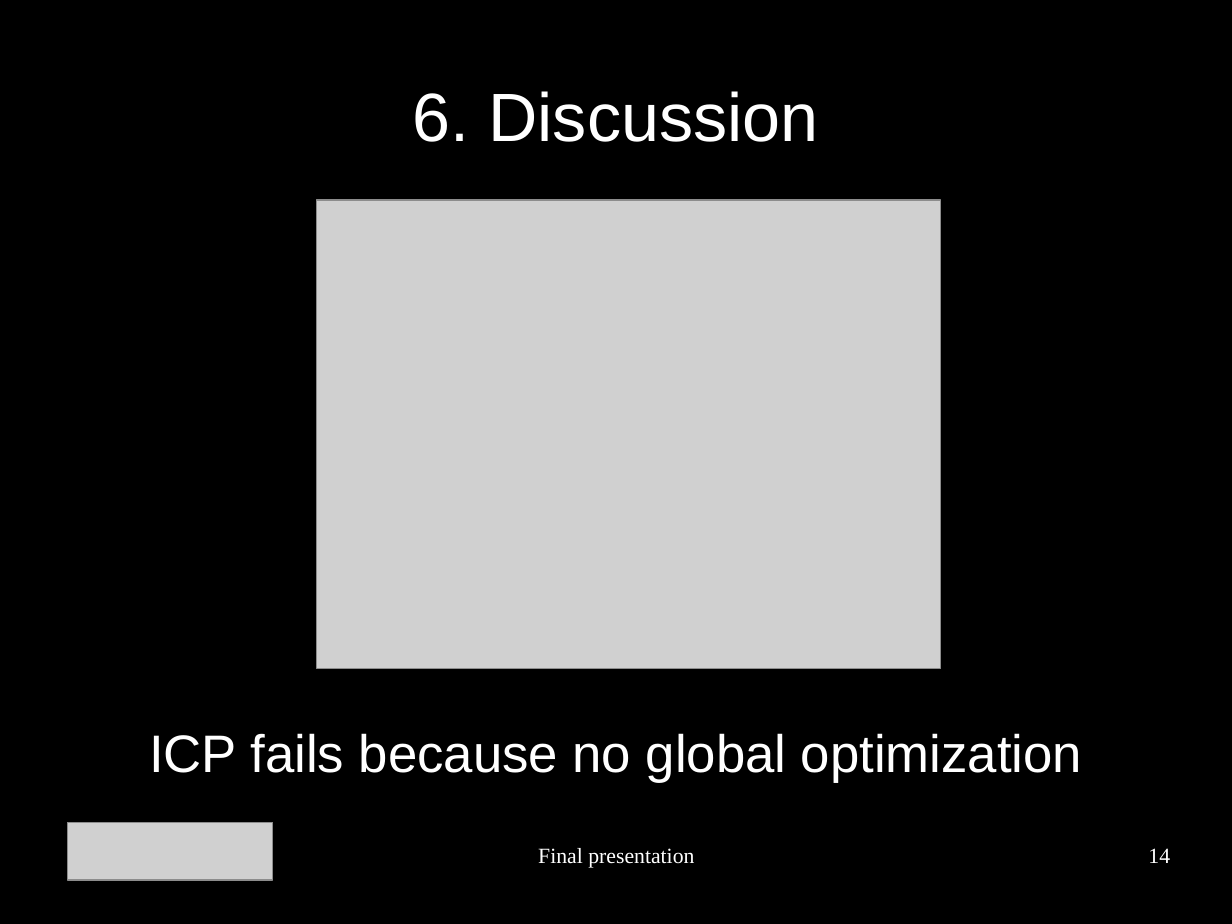
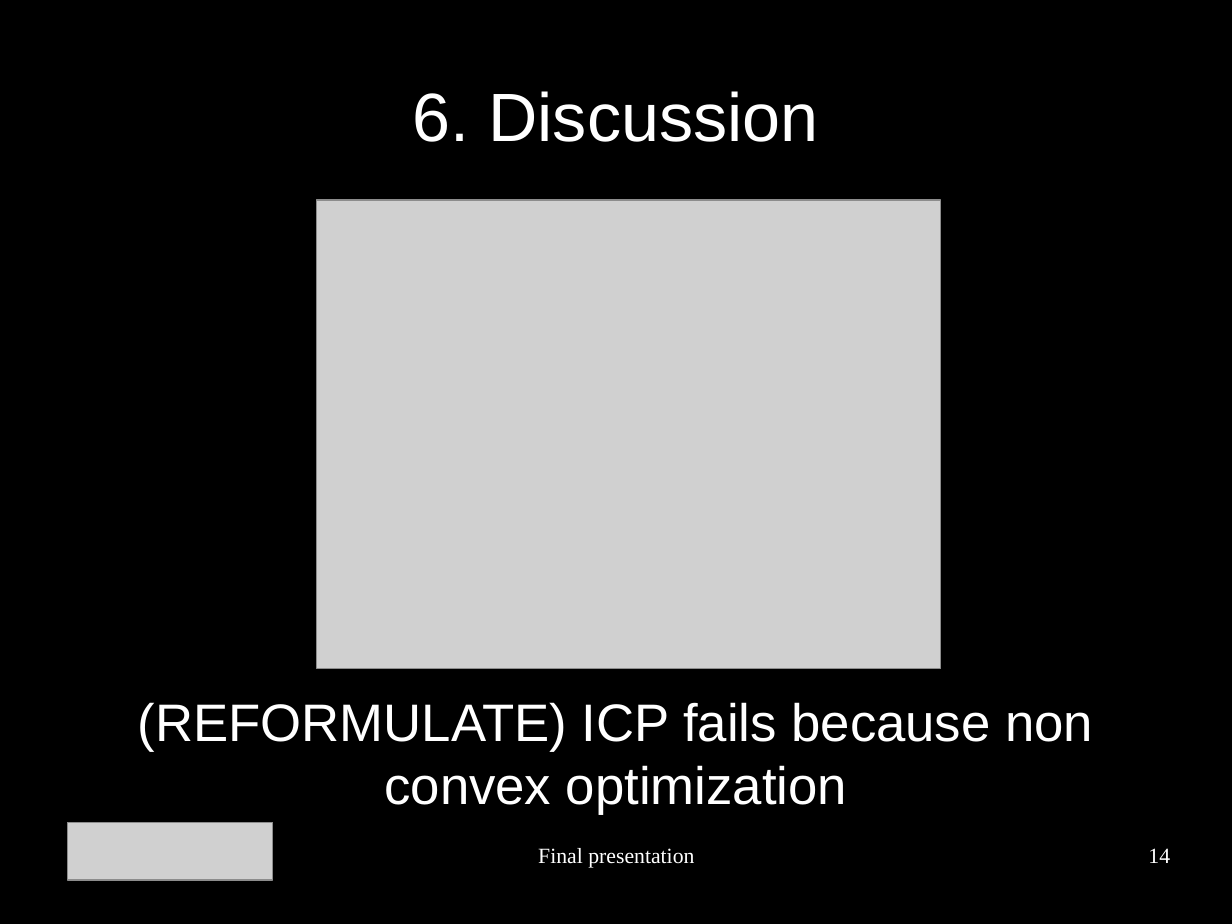
Before and after one commit to AlexVeuthey/KinectFusion, a slide deck: slide 14 of presentation_final/presentation.odp. Drawn at 1232x924 pixels with LibreOffice and Linux fonts; fonts in the diff are those of the drawing; grey boxes stand for pictures. Boxes give left, top, right and bottom in pixels: in the first picture for what was removed or moved away, otherwise in the second. Text is boxed around its words. In the diff, an @@ line names an element or a change of style, - is before the commit and + after.

```diff
--- a/presentation_final/presentation.odp
+++ b/presentation_final/presentation.odp
@@ subtitle at (x1=138, y1=702, x2=1093, y2=815): text changed @@
-ICP fails because no global optimization
+(REFORMULATE) ICP fails because non convex optimization
```
Also in this commit, not shown: 2 other slides changed, 14 other files.
